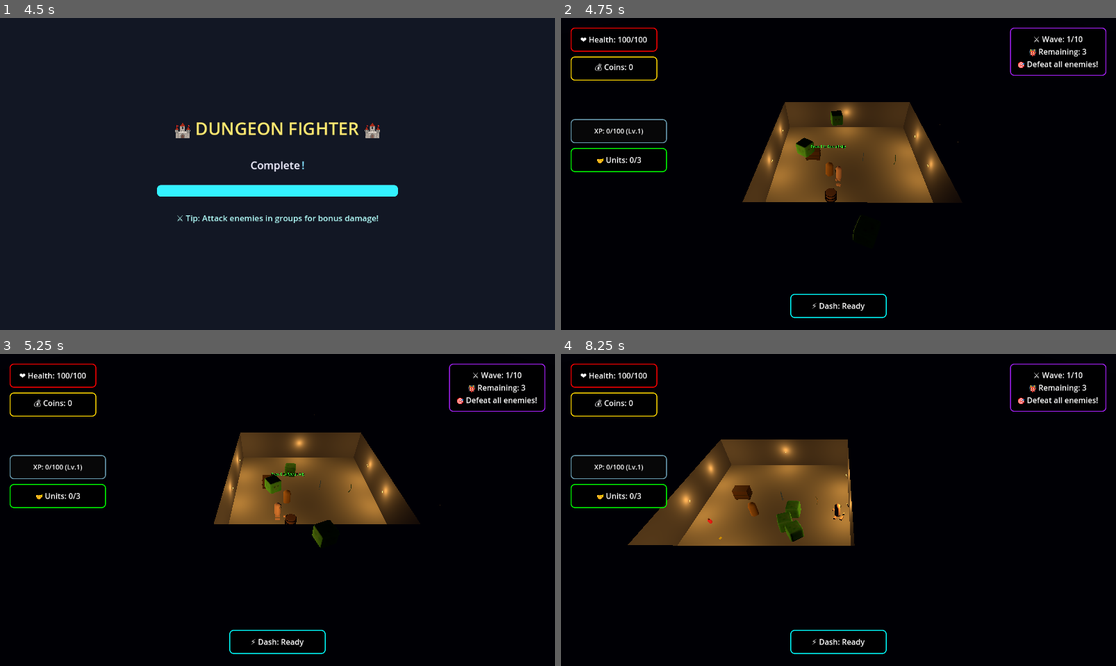
Above: before the commit, frames 1-4 (two rows, left to right).
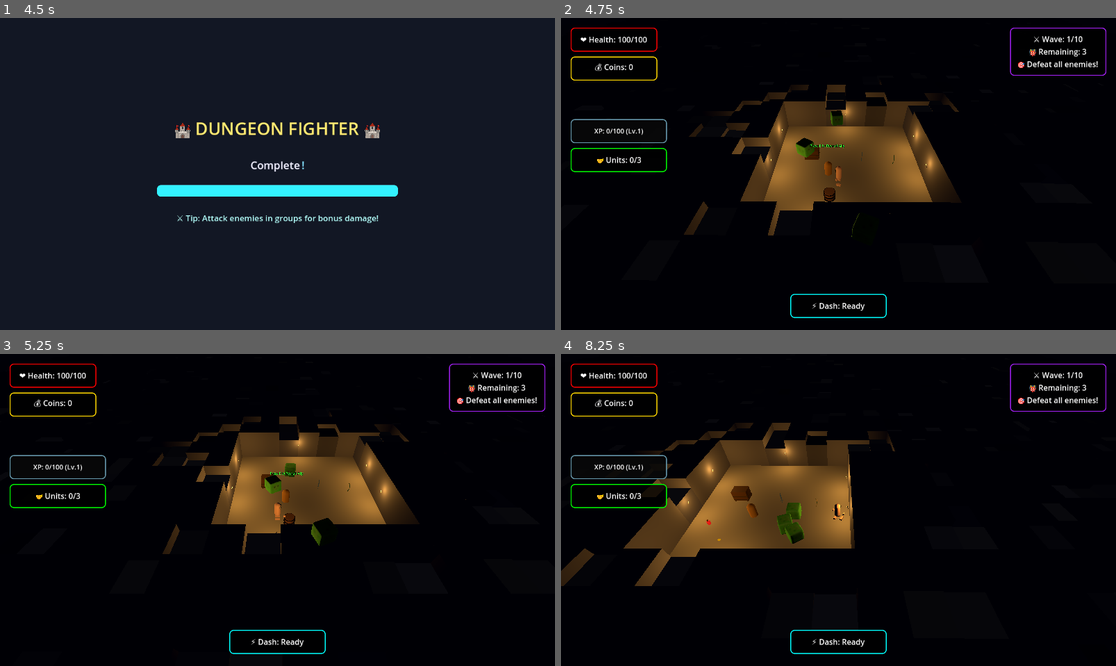
Above: after the commit, the same moments.

Repository: thaner66666666/game-1
Game: Godot game, scene res://Scenes/main.tscn
Two runs of this game, one before a commit and one after it. Both use one fixed random seed, a clock stepped at 60 frames per second and the inputs below.
Inputs (mouse positions are in pixels of both pictures, inside the frame that each line leads up to):
- Up to frame 1 (4.5 s): tap Enter at 0.5, 4.25 s; move the mouse to (399, 158) at 0.52 s; hold D (move_right) 0.53-1.28 s; click (399, 158) at 0.6 s; move the mouse to (166, 189) at 1.27 s; hold S (move_down) 1.28-2.03 s; tap Space (dash) at 1.35, 3.5, 4.35 s; move the mouse to (333, 105) at 2.02 s; hold D (move_right) 2.03-2.78 s; hold Q (drop_weapon) 2.03-2.78 s; move the mouse to (249, 236) at 2.77 s; hold W (move_up) 2.78-3.53 s; tap E (interaction) at 2.85 s; click (249, 236) at 2.92 s; move the mouse to (444, 220) at 3.52 s; hold A (move_left) from 3.53 s (still down); click (444, 220) at 3.6 s; move the mouse to (111, 127) at 4.27 s
- Up to frame 2 (4.75 s): keep holding A (move_left)
- Up to frame 3 (5.25 s): move the mouse to (305, 510) at 5.02 s; release A (move_left) at 5.03 s; hold S (move_down) from 5.03 s (still down); hold Q (drop_weapon) from 5.03 s (still down); click (305, 510) at 5.17 s
- Up to frame 4 (8.25 s): move the mouse to (755, 432) at 5.77 s; release S (move_down) at 5.78 s; release Q (drop_weapon) at 5.78 s; hold D (move_right) 5.78-6.53 s; tap E (interaction) at 5.85 s; move the mouse to (960, 494) at 6.52 s; hold W (move_up) 6.53-7.28 s; click (960, 494) at 6.6 s; move the mouse to (727, 525) at 7.27 s; hold D (move_right) 7.28-8.03 s; tap Space (dash) at 7.35 s; click (727, 525) at 7.42 s; move the mouse to (894, 441) at 8.02 s; hold S (move_down) from 8.03 s (still down); hold Q (drop_weapon) from 8.03 s (still down)

Frame 1 is identical in both runs. In frame 2, 2.0% of the frame differs, in the area x 22-72%, y 20-72%; in frame 3, 1.8%; in frame 4, 2.7%, in the area x 0-61%, y 22-75%.

Commit message:
Stable new walls

Diff:
--- a/dot gds/simple_room_generator.gd
+++ b/dot gds/simple_room_generator.gd
@@ -267,7 +267,7 @@
 	var walls_created = 0
 	var boundary_walls_created = 0
 	wall_lookup.clear()
-
+	var non_boundary_walls = []
 	for x in range(map_size.x):
 		for y in range(map_size.y):
 			if terrain_grid[x][y] == TileType.WALL:
@@ -280,8 +280,46 @@
 					# Check if this is a boundary wall
 					if boundary_walls.has(grid_key):
 						boundary_walls_created += 1
-
+					else:
+						non_boundary_walls.append(wall)
 	print("🛡️ Created ", walls_created, " total walls (", boundary_walls_created, " are PROTECTED boundary walls)")
+	# Apply random damage to a random 20-40% of non-boundary walls
+	var damage_count = int(non_boundary_walls.size() * randf_range(0.2, 0.4))
+	var shuffled = non_boundary_walls.duplicate()
+	shuffled.shuffle()
+	for i in range(damage_count):
+		_apply_random_wall_damage(shuffled[i])
+
+func _apply_random_wall_damage(wall: StaticBody3D):
+	# Applies random damage: reduce height, darken color, increase roughness, add slight emission
+	if not wall or not wall.get_child_count():
+		return
+	var mesh = null
+	for child in wall.get_children():
+		if child is MeshInstance3D:
+			mesh = child
+			break
+	if not mesh:
+		return
+	# Only apply to non-boundary walls
+	if wall.get_meta("is_boundary"):
+		return
+	# Randomly reduce height by 10-30%
+	var original_size = mesh.mesh.size
+	var reduction = randf_range(0.1, 0.3)
+	var new_height = original_size.y * (1.0 - reduction)
+	mesh.mesh.size = Vector3(original_size.x, new_height, original_size.z)
+	# Darken color and increase roughness
+	var mat = mesh.material_override.duplicate()
+	mat.albedo_color = mat.albedo_color.darkened(randf_range(0.1, 0.3))
+	mat.roughness = clamp(mat.roughness + randf_range(0.05, 0.15), 0.0, 1.0)
+	# Add slight emission for 'age glow'
+	mat.emission_enabled = true
+	mat.emission = mat.albedo_color * randf_range(0.05, 0.15)
+	mesh.material_override = mat
+	# Lower wall position to match new height
+	var y_offset = (mesh.mesh.size.y) / 2
+	wall.global_position.y = y_offset
 
 func _create_wall_at(grid_x: int, grid_y: int) -> StaticBody3D:
 	"""Create a wall at grid position (boundary walls get special treatment)"""
@@ -304,10 +342,10 @@
 	mesh.mesh = BoxMesh.new()
 
 	if is_boundary:
-		mesh.mesh.size = Vector3(2.1, wall_height * 1.2, 2.1)  # Taller boundary walls, increased size to eliminate gaps
+		mesh.mesh.size = Vector3(2.0, wall_height * 1.2, 2.0)  # Slightly smaller to avoid overlap
 		mesh.material_override = boundary_wall_material
 	else:
-		mesh.mesh.size = Vector3(2.1, wall_height, 2.1)  # Increased size to eliminate gaps
+		mesh.mesh.size = Vector3(2.0, wall_height, 2.0)  # Slightly smaller to avoid overlap
 		mesh.material_override = wall_material
 
 	wall.add_child(mesh)
